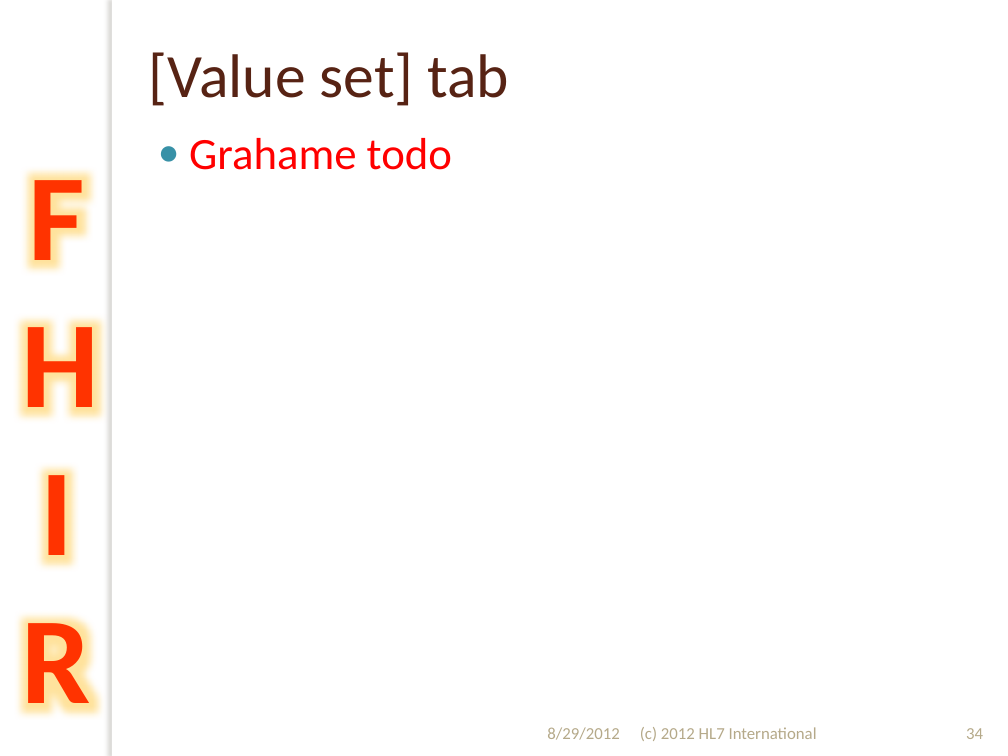
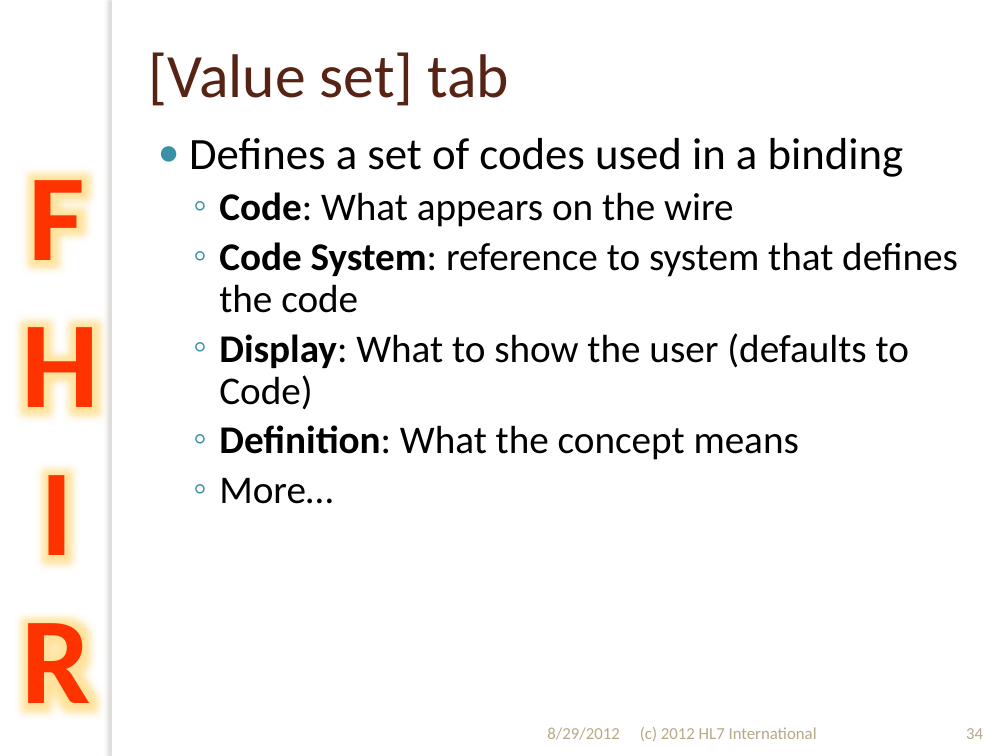
Before and after one commit to vista-novo/fhir, a slide deck: slide 34 of presentations/2012-Sept/201209 WGM Hands on with FHIR.pptx. Drawn at 1008x756 pixels with LibreOffice and Linux fonts; fonts in the diff are those of the drawing; background and template pictures are left out. Boxes give left, top, right and bottom in pixels: in the first picture for what was removed or moved away, otherwise in the second. Text is boxed around its words. In the diff, an @@ line names an element or a change of style, - is before the commit and + after.

```diff
--- a/presentations/2012-Sept/201209 WGM Hands on with FHIR.pptx
+++ b/presentations/2012-Sept/201209 WGM Hands on with FHIR.pptx
@@ text at (x1=189, y1=138, x2=958, y2=504): text changed; size 32 to 28 pt; text colour #FF0000 to #000000 @@
-● Grahame todo
+● Defines a set of codes used in a binding
+  ◦ Code: What appears on the wire
+  ◦ Code System: reference to system that defines the code
+  ◦ Display: What to show the user (defaults to Code)
+  ◦ Definition: What the concept means
+  ◦ More…
```
Also in this commit, not shown: 42 other slides changed.
